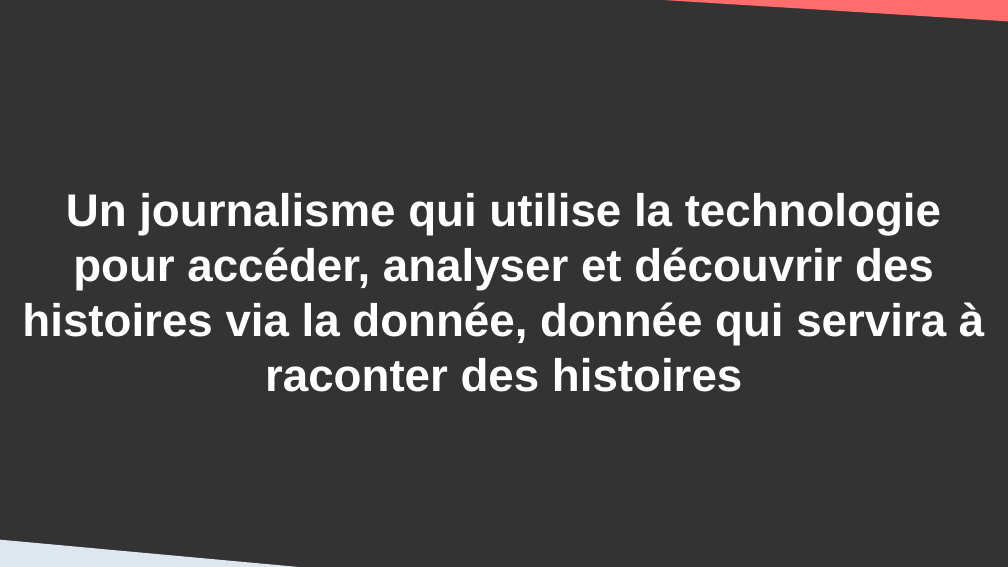
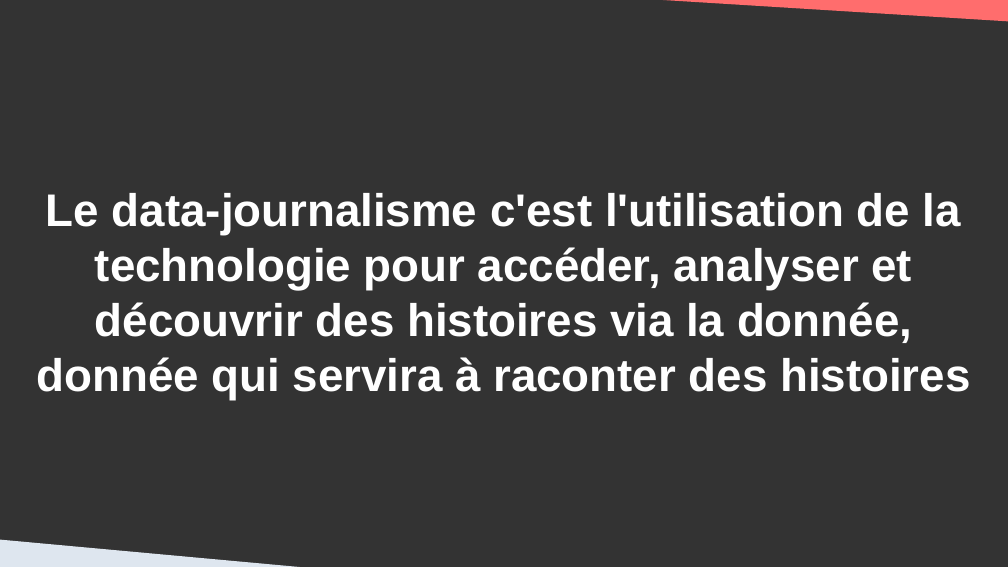
Before and after one commit to DanYellow/cours, a slide deck: slide 16 of data-journalisme-s4/travaux-pratiques/numero-1/presentation.odp (slide 14 before the commit). Drawn at 1008x567 pixels with LibreOffice and Linux fonts; fonts in the diff are those of the drawing. Boxes give left, top, right and bottom in pixels: in the first picture for what was removed or moved away, otherwise in the second. Text is boxed around its words. In the diff, an @@ line names an element or a change of style, - is before the commit and + after.

```diff
--- a/data-journalisme-s4/travaux-pratiques/numero-1/presentation.odp
+++ b/data-journalisme-s4/travaux-pratiques/numero-1/presentation.odp
@@ title at bbox=[36, 193, 970, 400]: text changed @@
-Un journalisme qui utilise la technologie pour accéder, analyser et découvrir des histoires via la donnée, donnée qui servira à raconter des histoires
+Le data-journalisme c'est l'utilisation de la technologie pour accéder, analyser et découvrir des histoires via la donnée, donnée qui servira à raconter des histoires
```
Also in this commit, not shown: 12 other slides changed, 2 slides added, 55 other files.
